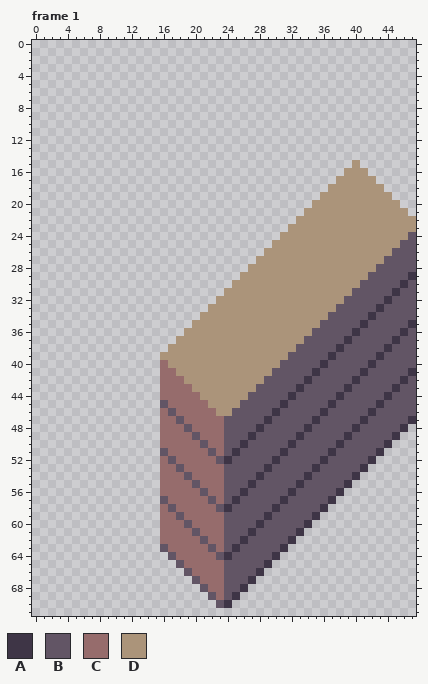
Pixel-art file, stored at resources/asesprite/blocks/Block_Wood.aseprite. Above, as it was before the edit.
48x72 pixels, 7 frames. Shown: frame 1. The commit also changed other frames, which this record leaves out.
Palette (. is transparent): A #3e3546  B #625565  C #966c6c  D #ab947a
Pixels before, frame 1 (only the part around the change), first column x 0:
 0 ................................................
 1 ................................................
 2 ................................................
 3 ................................................
 4 ................................................
 5 ................................................
 6 ................................................
 7 ................................................
 8 ................................................
 9 ................................................
10 ................................................
11 ................................................
12 ................................................
13 ................................................
14 ................................................
15 ........................................D.......
16 .......................................DDD......
17 ......................................DDDDD.....
18 .....................................DDDDDDD....
19 ....................................DDDDDDDDD...
20 ...................................DDDDDDDDDDD..
21 ..................................DDDDDDDDDDDDD.
22 .................................DDDDDDDDDDDDDDD
23 ................................DDDDDDDDDDDDDDDD
24 ...............................DDDDDDDDDDDDDDDDB
25 ..............................DDDDDDDDDDDDDDDDBB
26 .............................DDDDDDDDDDDDDDDDBBB
27 ............................DDDDDDDDDDDDDDDDBBBB
28 ...........................DDDDDDDDDDDDDDDDBBBBB
29 ..........................DDDDDDDDDDDDDDDDBBBBBA
30 .........................DDDDDDDDDDDDDDDDBBBBBAB
31 ........................DDDDDDDDDDDDDDDDBBBBBABB
32 .......................DDDDDDDDDDDDDDDDBBBBBABBB
33 ......................DDDDDDDDDDDDDDDDBBBBBABBBB
34 .....................DDDDDDDDDDDDDDDDBBBBBABBBBB
35 ....................DDDDDDDDDDDDDDDDBBBBBABBBBBA
36 ...................DDDDDDDDDDDDDDDDBBBBBABBBBBAB
37 ..................DDDDDDDDDDDDDDDDBBBBBABBBBBABB
38 .................DDDDDDDDDDDDDDDDBBBBBABBBBBABBB
39 ................DDDDDDDDDDDDDDDDBBBBBABBBBBABBBB
40 ................CDDDDDDDDDDDDDDBBBBBABBBBBABBBBB
41 ................CCDDDDDDDDDDDDBBBBBABBBBBABBBBBA
42 ................CCCDDDDDDDDDDBBBBBABBBBBABBBBBAB
43 ................CCCCDDDDDDDDBBBBBABBBBBABBBBBABB
44 ................CCCCCDDDDDDBBBBBABBBBBABBBBBABBB
45 ................BCCCCCDDDDBBBBBABBBBBABBBBBABBBB
46 ................CBCCCCCDDBBBBBABBBBBABBBBBABBBBB
47 ................CCBCCCCCBBBBBABBBBBABBBBBABBBBBA
48 ................CCCBCCCCBBBBABBBBBABBBBBABBBBBA.
49 ................CCCCBCCCBBBABBBBBABBBBBABBBBBA..
50 ................CCCCCBCCBBABBBBBABBBBBABBBBBA...
51 ................BCCCCCBCBABBBBBABBBBBABBBBBA....
52 ................CBCCCCCBABBBBBABBBBBABBBBBA.....
53 ................CCBCCCCCBBBBBABBBBBABBBBBA......
54 ................CCCBCCCCBBBBABBBBBABBBBBA.......
55 ................CCCCBCCCBBBABBBBBABBBBBA........
56 ................CCCCCBCCBBABBBBBABBBBBA.........
57 ................BCCCCCBCBABBBBBABBBBBA..........
58 ................CBCCCCCBABBBBBABBBBBA...........
59 ................CCBCCCCCBBBBBABBBBBA............
60 ................CCCBCCCCBBBBABBBBBA.............
61 ................CCCCBCCCBBBABBBBBA..............
62 ................CCCCCBCCBBABBBBBA...............
63 ................BCCCCCBCBABBBBBA................
64 .................BCCCCCBABBBBBA.................
65 ..................BCCCCCBBBBBA..................
66 ...................BCCCCBBBBA...................
67 ....................BCCCBBBA....................
68 .....................BCCBBA.....................
69 ......................BCBA......................
70 .......................BA.......................
71 ................................................
Now the later version:
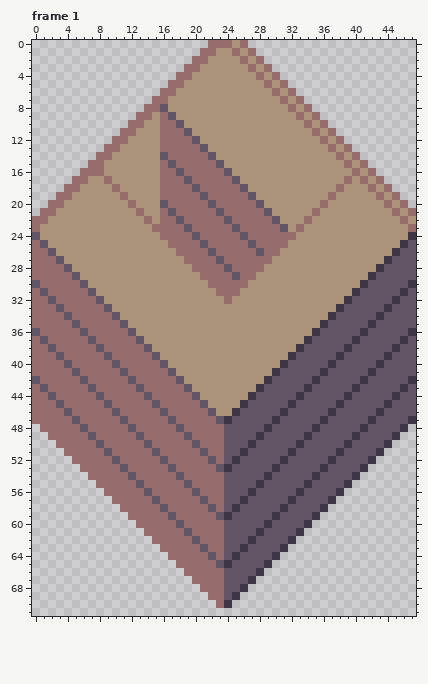
Edits made:
layer "Wood Full" now shown
layer "Half West" now shown
layer "Corner Left" now shown
layer "Corner Top" now shown
layer "Corner Right" now shown
layer "Corner Bottom" now shown
Changed rows in their new state; - is an unchanged pixel.
Frame 1:
first column x 0:
 0 ----------------------CCCDC---------------------
 1 ---------------------CCDDCDC--------------------
 2 --------------------CCDDDDCDC-------------------
 3 -------------------CCDDDDDDCDC------------------
 4 ------------------CCDDDDDDDDCDC-----------------
 5 -----------------CCDDDDDDDDDDCDC----------------
 6 ----------------CCDDDDDDDDDDDDCDC---------------
 7 ---------------CCDDDDDDDDDDDDDDCDC--------------
 8 --------------CCBDDDDDDDDDDDDDDDCDC-------------
 9 -------------CCDCBDDDDDDDDDDDDDDDCDC------------
10 ------------CCDDCCBDDDDDDDDDDDDDDDCDC-----------
11 -----------CCDDDCCCBDDDDDDDDDDDDDDDCDC----------
12 ----------CCDDDDCCCCBDDDDDDDDDDDDDDDCDC---------
13 ---------CCDDDDDCCCCCBDDDDDDDDDDDDDDDCDC--------
14 --------CCDDDDDDBCCCCCBDDDDDDDDDDDDDDDCDC-------
15 -------CCDDDDDDDCBCCCCCBDDDDDDDDDDDDDDDC-C------
16 ------CCCDDDDDDDCCBCCCCCBDDDDDDDDDDDDDD-C-C-----
17 -----CCDDCDDDDDDCCCBCCCCCBDDDDDDDDDDDD-C-C-C----
18 ----CCDDDDCDDDDDCCCCBCCCCCBDDDDDDDDDD-C---C-C---
19 ---CCDDDDDDCDDDDCCCCCBCCCCCBDDDDDDDD-C-----C-C--
20 --CCDDDDDDDDCDDDBCCCCCBCCCCCBDDDDDD-C-------C-C-
21 -CCDDDDDDDDDDCDDCBCCCCCBCCCCCBDDDD-C---------C-C
22 CCDDDDDDDDDDDDCDCCBCCCCCBCCCCCBDD-C-----------C-
23 CDDDDDDDDDDDDDDCCCCBCCCCCBCCCCCB-C-------------C
24 BDDDDDDDDDDDDDDDCCCCBCCCCCBCCCCCC--------------A
25 CBDDDDDDDDDDDDDDDCCCCBCCCCCBCCCC--------------A-
26 CCBDDDDDDDDDDDDDDDCCCCBCCCCCBCC--------------A--
27 CCCBDDDDDDDDDDDDDDDCCCCBCCCCCC--------------A---
28 CCCCBDDDDDDDDDDDDDDDCCCCBCCCC--------------A----
29 CCCCCBDDDDDDDDDDDDDDDCCCCBCC--------------A----B
30 BCCCCCBDDDDDDDDDDDDDDDCCCCC--------------A----BA
31 CBCCCCCBDDDDDDDDDDDDDDDCCC--------------A----BA-
32 CCBCCCCCBDDDDDDDDDDDDDD-C--------------A----BA--
33 CCCBCCCCCBDDDDDDDDDDDD----------------A----BA---
34 CCCCBCCCCCBDDDDDDDDDD----------------A----BA----
35 CCCCCBCCCCCBDDDDDDDD----------------A----BA----B
36 BCCCCCBCCCCCBDDDDDD----------------A----BA----BA
37 CBCCCCCBCCCCCBDDDD----------------A----BA----BA-
38 CCBCCCCCBCCCCCBDD----------------A----BA----BA--
39 CCCBCCCCCBCCCCCB----------------A----BA----BA---
40 CCCCBCCCCCBCCCCCB--------------A----BA----BA----
41 CCCCCBCCCCCBCCCC-B------------A----BA----BA----B
42 BCCCCCBCCCCCBCCC--B----------A----BA----BA----BA
43 CBCCCCCBCCCCCBCC---B--------A----BA----BA----BA-
44 CCBCCCCCBCCCCCBC----B------A----BA----BA----BA--
45 CCCBCCCCCBCCCCCBC----B----A----BA----BA----BA---
46 CCCCBCCCCCBCCCCCBC----B--A----BA----BA----BA----
47 CCCCCBCCCCCBCCCC-BC----BA----BA----BA----BA-----
48 -CCCCCBCCCCCBCCC--BC--------BA----BA----BA------
49 --CCCCCBCCCCCBCC---BC------BA----BA----BA-------
50 ---CCCCCBCCCCCBC----BC----BA----BA----BA--------
51 ----CCCCCBCCCCCBC----BC--BA----BA----BA---------
52 -----CCCCCBCCCCCBC----BCBA----BA----BA----------
53 ------CCCCCBCCCC-BC----BA----BA----BA-----------
54 -------CCCCCBCCC--BC--------BA----BA------------
55 --------CCCCCBCC---BC------BA----BA-------------
56 ---------CCCCCBC----BC----BA----BA--------------
57 ----------CCCCCBC----BC--BA----BA---------------
58 -----------CCCCCBC----BCBA----BA----------------
59 ------------CCCC-BC----BA----BA-----------------
60 -------------CCC--BC--------BA------------------
61 --------------CC---BC------BA-------------------
62 ---------------C----BC----BA--------------------
63 ----------------C----BC--BA---------------------
64 -----------------C----BCBA----------------------
65 ------------------C----BA-----------------------
66 -------------------C----------------------------
67 --------------------C---------------------------
68 ---------------------C--------------------------
69 ----------------------C-------------------------
70 -----------------------C------------------------
Changed places in both pictures, as pixel boxes (x1, y1, x2, y2):
changed: (32, 40, 416, 608)
